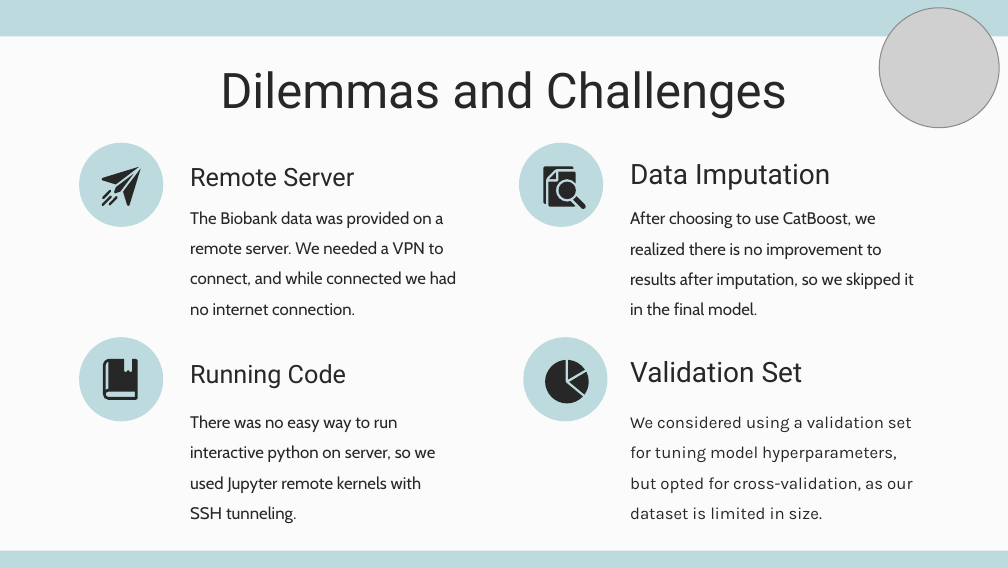
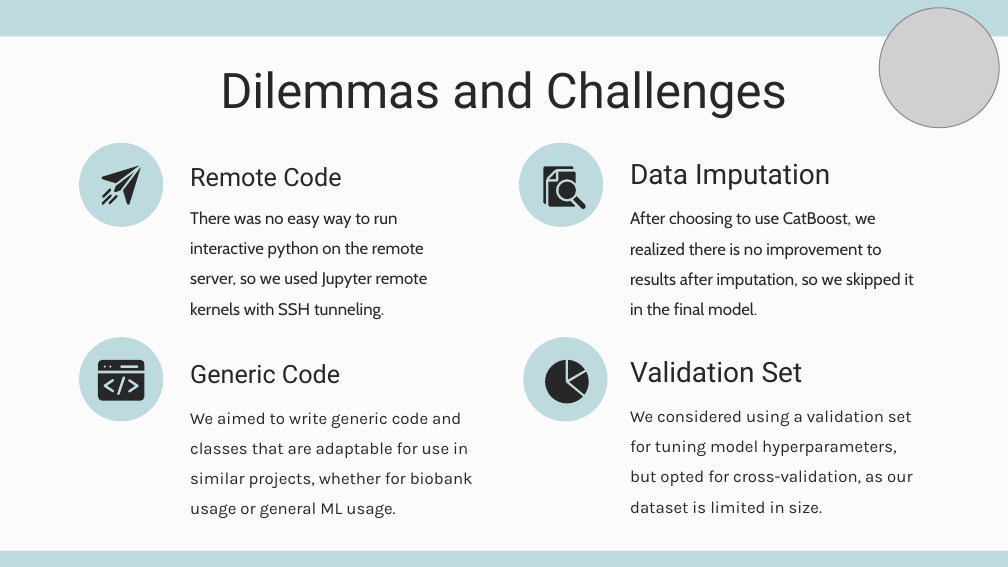
Before and after one commit to daniel-moshe/ML-Endo-Detection, a slide deck: slide 13 of endo early detection-end presentation.pptx (slide 14 before the commit). Drawn at 1008x567 pixels with LibreOffice and Linux fonts; fonts in the diff are those of the drawing; grey boxes stand for pictures. Boxes give left, top, right and bottom in pixels: in the first picture for what was removed or moved away, otherwise in the second. Text is boxed around its words. In the diff, an @@ line names an element or a change of style, - is before the commit and + after.

```diff
--- a/endo early detection-end presentation.pptx
+++ b/endo early detection-end presentation.pptx
@@ outline redrawn in 4 elements at (x1=102, y1=165, x2=139, y2=183), (x1=114, y1=172, x2=134, y2=193), (x1=102, y1=188, x2=111, y2=198), (x1=123, y1=167, x2=141, y2=205) @@
@@ subtitle at (x1=190, y1=167, x2=341, y2=187): text changed @@
-Remote Server
+Remote Code
@@ subtitle at (x1=190, y1=211, x2=428, y2=319): text changed @@
-The Biobank data was provided on a remote server. We needed a VPN to connect, and while connected we had no internet connection.
+There was no easy way to run interactive python on the remote server, so we used Jupyter remote kernels with SSH tunneling.
@@ freeform shape resized from (x1=103, y1=359, x2=137, y2=400) to (x1=98, y1=374, x2=144, y2=401) @@
@@ freeform shape added at (x1=98, y1=360, x2=144, y2=371), fill #272727 @@
@@ subtitle at (x1=190, y1=364, x2=340, y2=384): text changed @@
-Running Code
+Generic Code
@@ subtitle "We considered using a validation ..." moved from (x1=630, y1=416, x2=912, y2=519) to (x1=630, y1=410, x2=912, y2=513) @@
@@ subtitle at (x1=190, y1=412, x2=473, y2=518): text changed; font Cabin to Karla @@
-There was no easy way to run interactive python on server, so we used Jupyter remote kernels with SSH tunneling.
+We aimed to write generic code and classes that are adaptable for use in similar projects, whether for biobank usage or general ML usage.
```
Also in this commit, not shown: 2 other slides changed, 2 other files.
